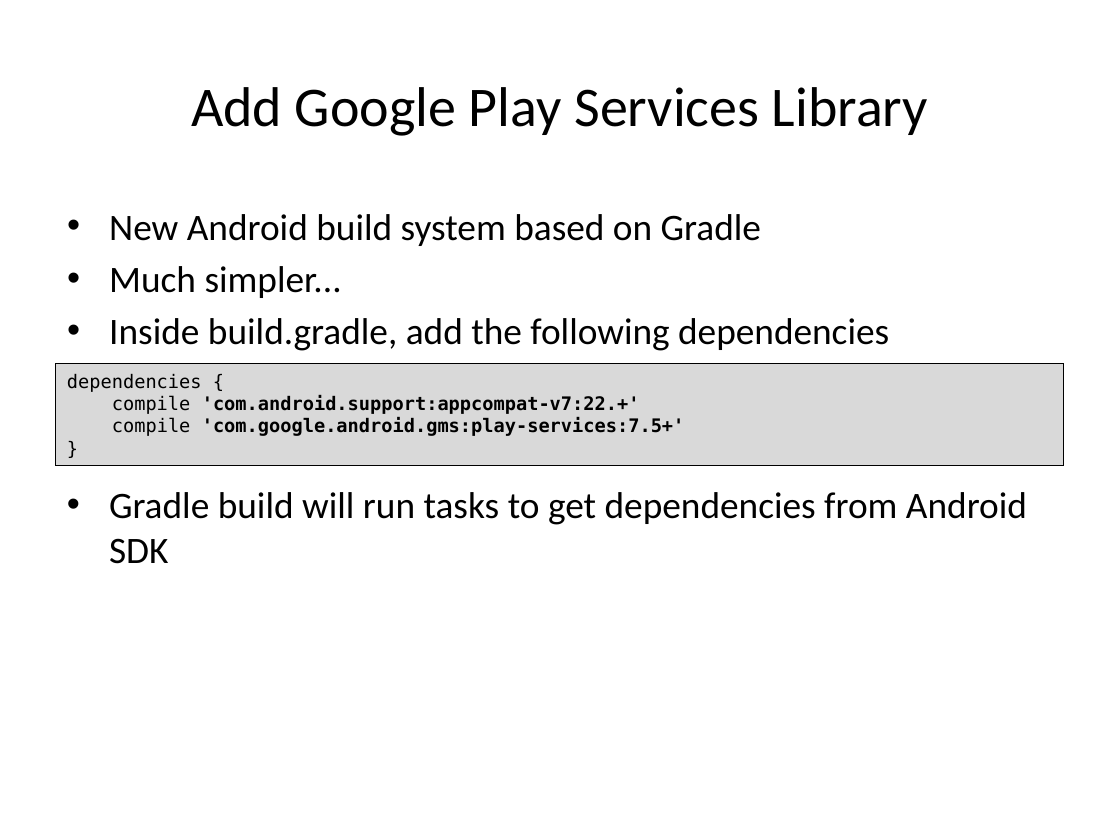
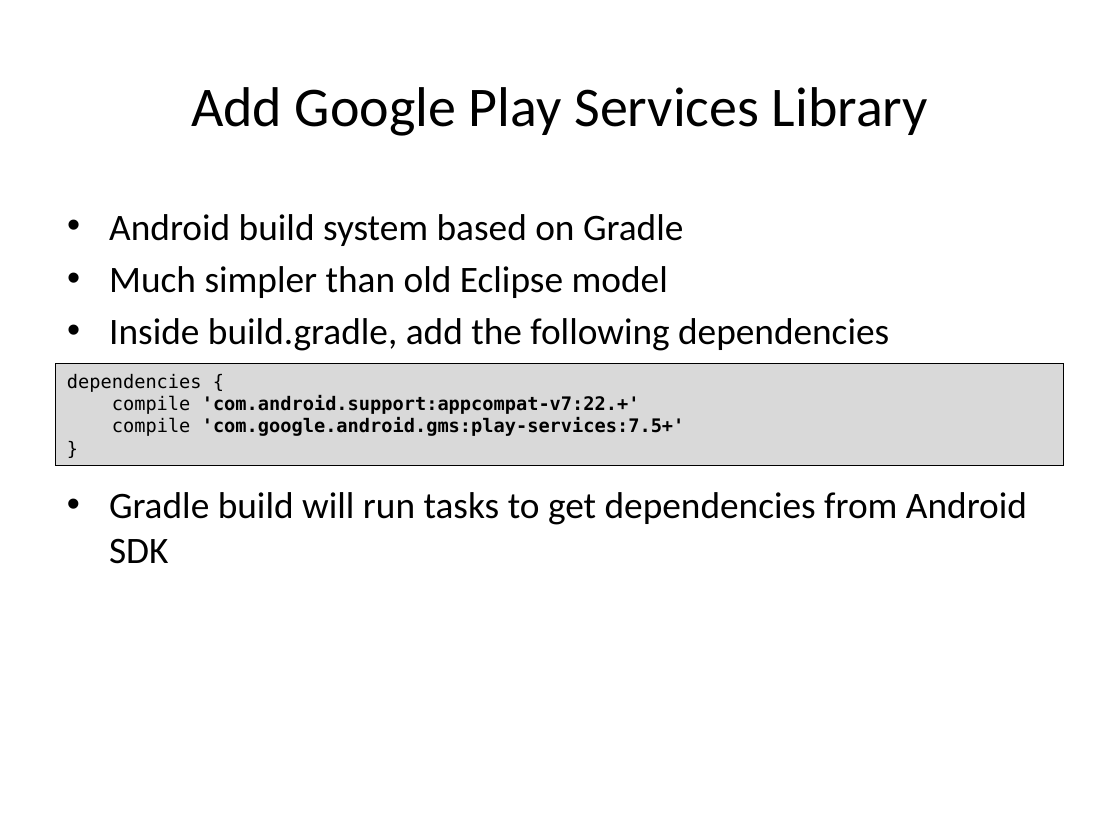
Before and after one commit to LeadingEDJE/MobilePushNotification, a slide deck: slide 13 of Implementing Push Notification in Android.pptx. Drawn at 1120x840 pixels with LibreOffice and Linux fonts; fonts in the diff are those of the drawing; background and template pictures are left out. Boxes give left, top, right and bottom in pixels: in the first picture for what was removed or moved away, otherwise in the second. Text is boxed around its words. In the diff, an @@ line names an element or a change of style, - is before the commit and + after.

```diff
--- a/Implementing Push Notification in Android.pptx
+++ b/Implementing Push Notification in Android.pptx
@@ text at [109,214,683,298]: text changed @@
-• New Android build system based on Gradle
-• Much simpler...
+• Android build system based on Gradle
+• Much simpler than old Eclipse model
```
Also in this commit, not shown: 6 other slides changed.
